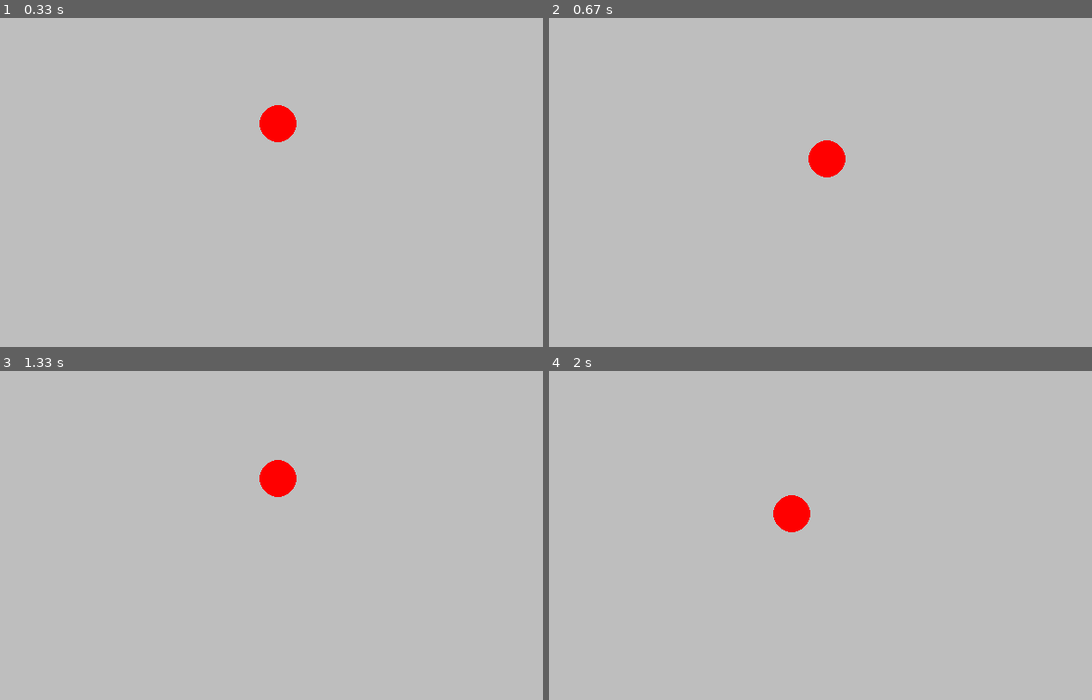
Above: before the commit, frames 1-4 (two rows, left to right).
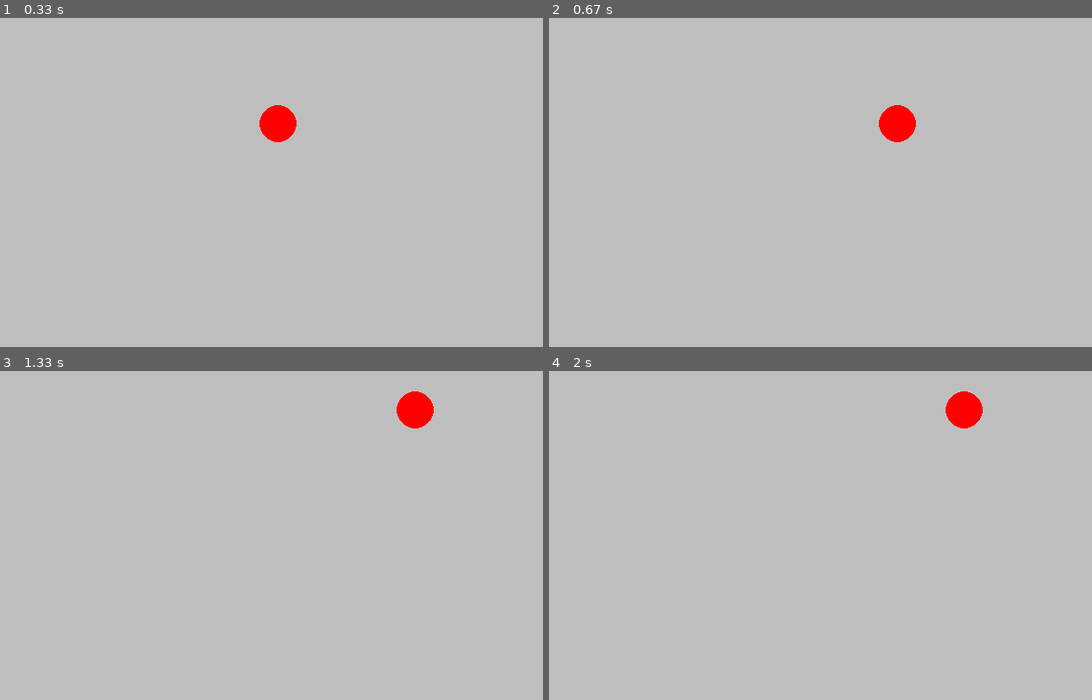
Above: after the commit, the same moments.

Repository: Romaric250/py-game
Game: pygame game, started from snake1.py
Two runs of this game, one before a commit and one after it. Both use one fixed random seed, a clock stepped at 60 frames per second and the inputs below.
Inputs:
- Up to frame 1 (0.33 s): no input
- Up to frame 2 (0.67 s): hold D from 0.33 s (still down)
- Up to frame 3 (1.33 s): release D at 0.8 s; hold W 0.83-1.13 s; hold D from 1.17 s (still down)
- Up to frame 4 (2 s): release D at 1.63 s; hold A from 1.67 s (still down)

Frame 1 is identical in both runs. In frame 2, 1.2% of the frame differs, in the area x 47-68%, y 26-49%; in frame 3, 1.2%; in frame 4, 1.2%.

Commit message:
bouderies set for the eater

Diff:
--- a/snake1.py
+++ b/snake1.py
@@ -50,7 +50,7 @@
        if initialposition.y >= 580:
            continue
        else:
-            initialposition.y += 2
+            initialposition.y += 4
 
     if keys[K_w]:
 
@@ -59,23 +59,17 @@
        if initialposition.x <= 300 and initialposition.y <= 20:
            continue
        else:
-          initialposition.y -= 2
+          initialposition.y -= 4
 
-    if keys[K_w]:
-
-       IsEaterOutOfRange = SetBoundariesforEater(initialposition.x,initialposition.y)
-       print(initialposition)
-       if IsEaterOutOfRange:
-           initialposition.y -= 2
 
     if keys[K_d]:
        IsEaterOutOfRange = SetBoundariesforEater(initialposition.x,initialposition.y)
        print(initialposition)
        print(initialposition)
-       if initialposition.y >= 580:
+       if initialposition.x >= 580:
            continue
        else:
-          initialposition.y += 2
+          initialposition.x += 4
 
 
 
@@ -83,9 +77,13 @@
        IsEaterOutOfRange = SetBoundariesforEater(initialposition.x,initialposition.y)
        print(initialposition)
 
-       if IsEaterOutOfRange:
 
-        initialposition.x -= 2
+
+       if initialposition.x <=20:
+           continue
+       else:
+          initialposition.x -= 4
+
 
 
 
